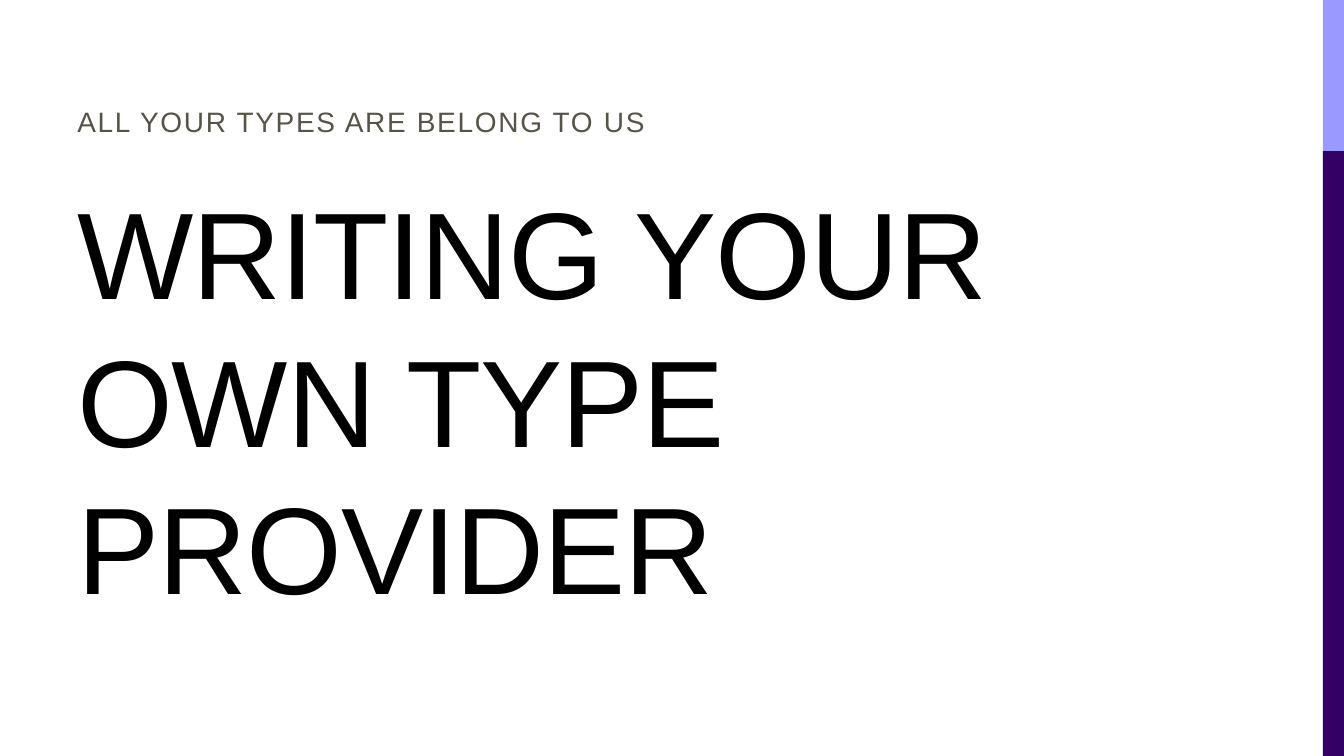
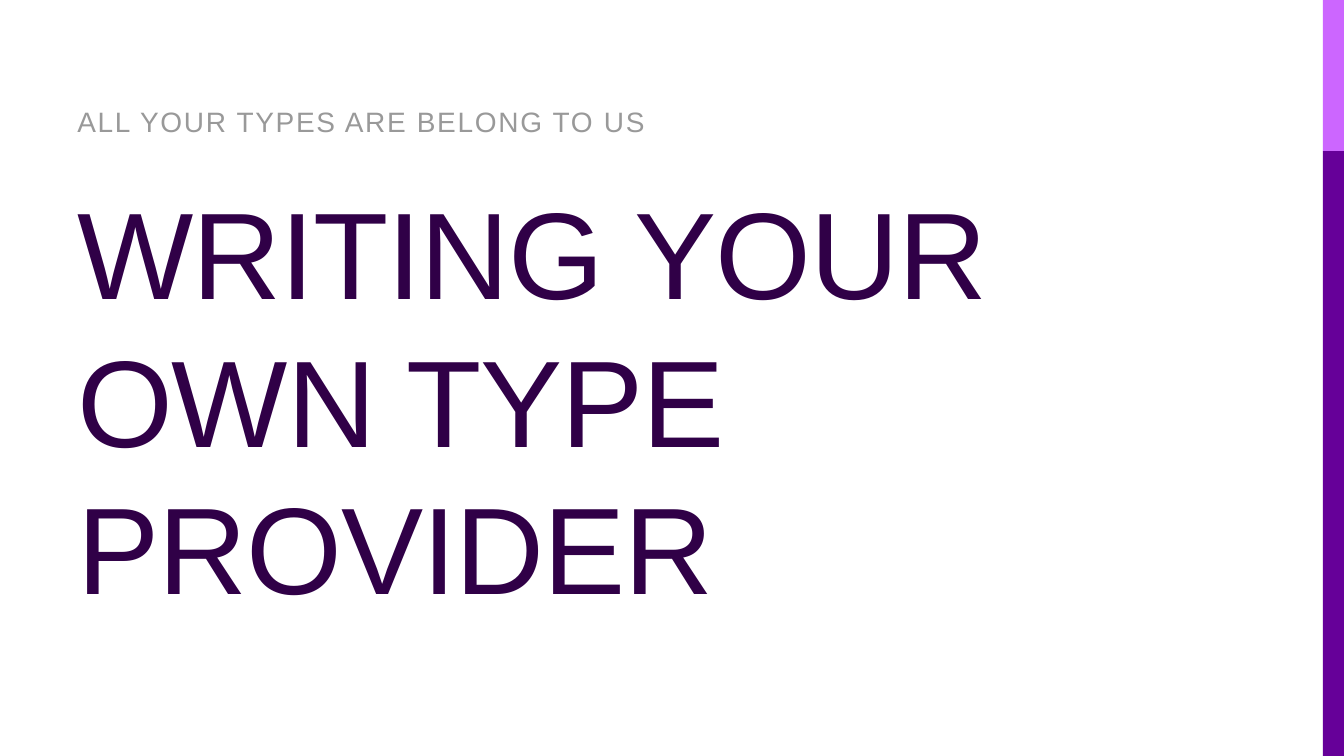
Before and after one commit to rachelblasucci/Current-Talks, a slide deck: slide 12 of Type Providers/Type Providers.pptx (slide 10 before the commit). Drawn at 1344x756 pixels with LibreOffice and Linux fonts; fonts in the diff are those of the drawing. Boxes give left, top, right and bottom in pixels: in the first picture for what was removed or moved away, otherwise in the second. Text is boxed around its words. In the diff, an @@ line names an element or a change of style, - is before the commit and + after.

```diff
--- a/Type Providers/Type Providers.pptx
+++ b/Type Providers/Type Providers.pptx
@@ text "ALL YOUR TYPES ARE BELONG ..." at (x1=77, y1=112, x2=645, y2=132): text colour #565349 to #999999 @@
@@ rectangle at (x1=1323, y1=0, x2=1344, y2=151): fill #9999FF to #CC66FF @@
@@ title "WRITING YOUR OWN TYPE PROVIDER" at (x1=77, y1=213, x2=988, y2=596): text colour #000000 to #300047 @@
@@ rectangle at (x1=1323, y1=151, x2=1344, y2=756): fill #330066 to #660099 @@
```
Also in this commit, not shown: 12 other slides changed, 2 slides added, 21 other files.
